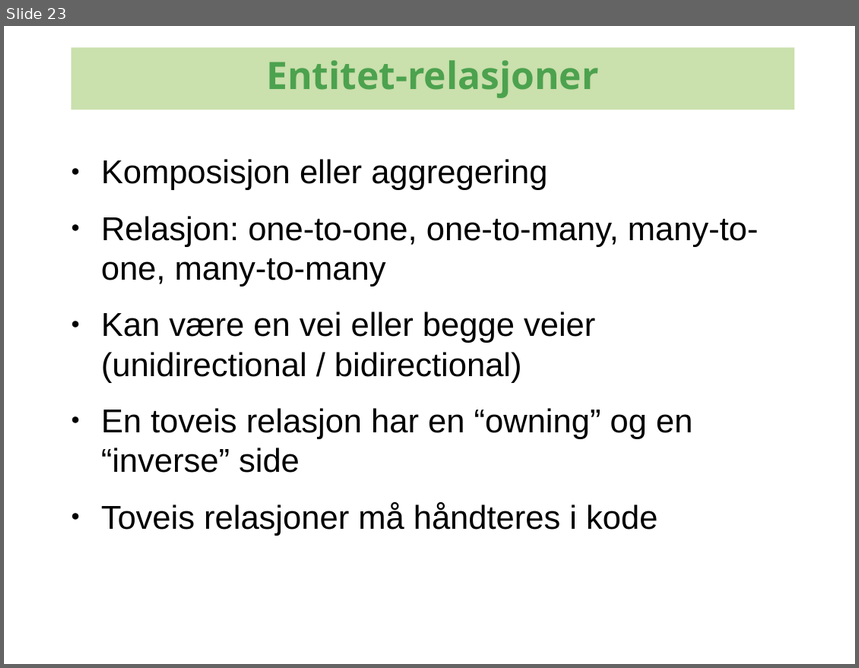
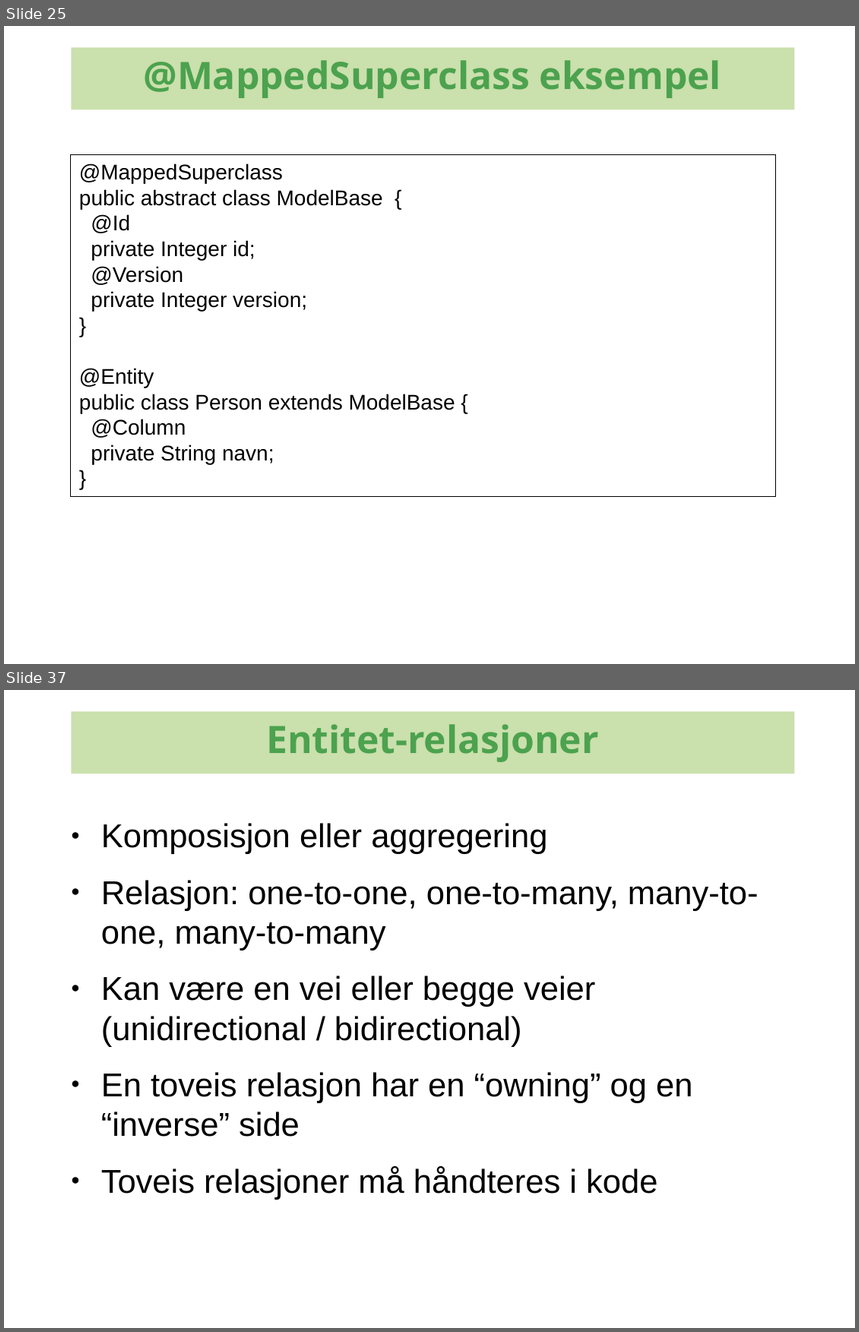
Before and after one commit to kenglxn/seam-maven-refimpl, a slide deck: sandbox/loo/jpa-continued/jpa-continued.odp. Shown one above the other, each under a label of ours: slide 23 before the commit, slides 25 and 37 after it; the slides between them are not shown. The pictures are 859x668 and 859x1332 pixels, drawn with LibreOffice and Linux fonts; fonts in the diff are those of the drawing; background and template pictures are left out. Boxes give left, top, right and bottom in pixels: in the first picture for what was removed or moved away, otherwise in the second. Text is boxed around its words. In the diff, an @@ line names an element or a change of style, - is before the commit and + after.

```diff
--- a/sandbox/loo/jpa-continued/jpa-continued.odp
+++ b/sandbox/loo/jpa-continued/jpa-continued.odp
@@ slide 25 added at (4, 26, 855, 664), background #FFFFFF @@
@@ rectangle added at (71, 47, 794, 110), fill #CAE0AD, 32 pt, text #4CA24E, bold @@
+@MappedSuperclass eksempel
@@ rectangle added at (71, 154, 776, 496), fill #FFFFFF, outline #000000 0 pt, 18 pt, text #000000 @@
+@MappedSuperclass
+public abstract class ModelBase {
+@Id
+private Integer id;
+@Version
+private Integer version;
+}
+@Entity
+public class Person extends ModelBase {
+@Column
+private String navn;
+}
@@ what was slide 23 is now slide 37 @@
```
Also in this commit, not shown: 3 slides changed, 13 other slides added.
